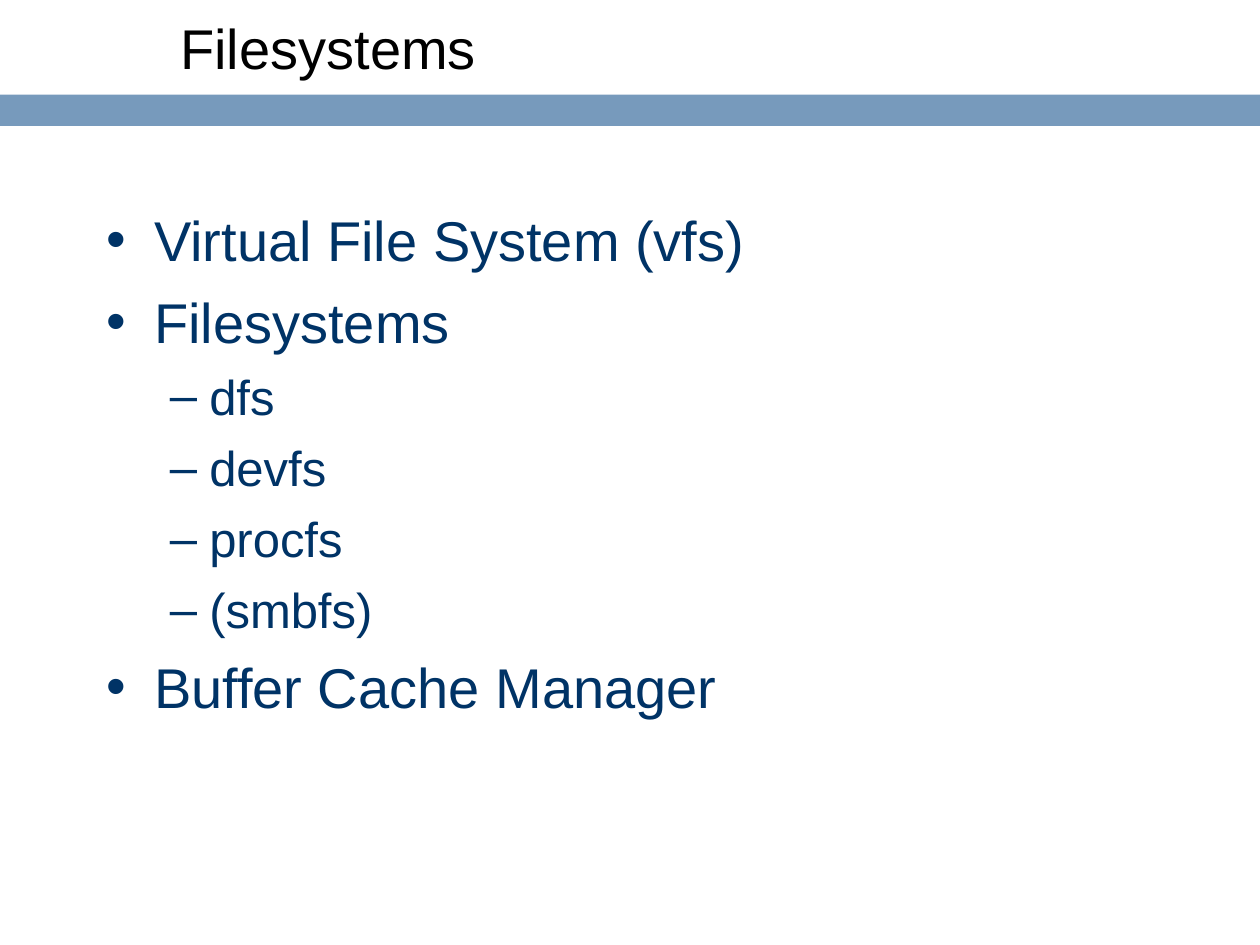
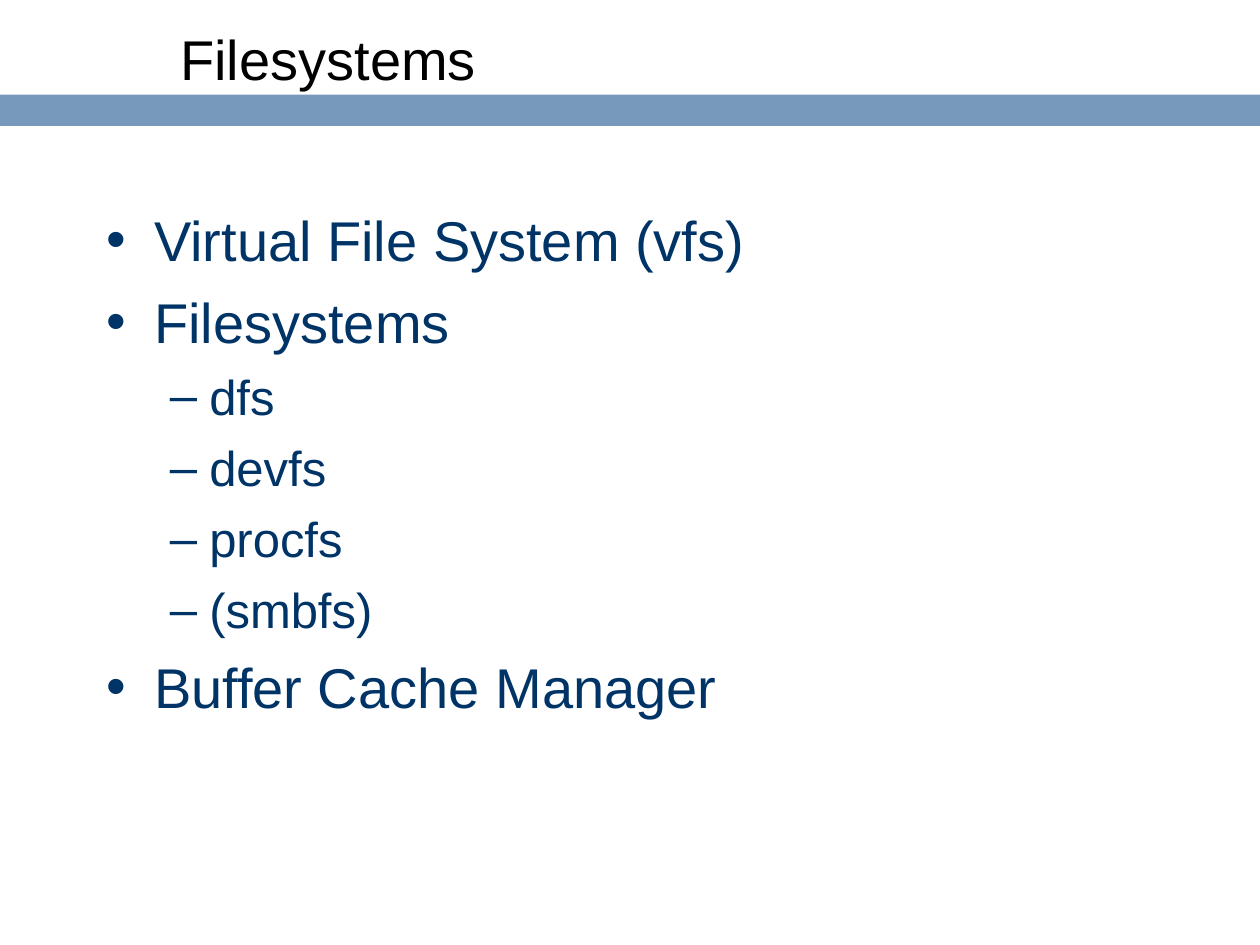
Before and after one commit to ringgaard/sanos, a slide deck: slide 57 of doc/sanostech.ppt. Drawn at 1260x945 pixels with LibreOffice and Linux fonts; fonts in the diff are those of the drawing; background and template pictures are left out. Boxes give left, top, right and bottom in pixels: in the first picture for what was removed or moved away, otherwise in the second. Text is boxed around its words. In the diff, an @@ line names an element or a change of style, - is before the commit and + after.

```diff
--- a/doc/sanostech.ppt
+++ b/doc/sanostech.ppt
@@ title "Filesystems": place and size @@
-title "Filesystems" at <box>180,28,475,80</box>
+title "Filesystems" at <box>180,39,475,90</box>
```
Also in this commit, not shown: 52 other slides changed, 12 other files.
